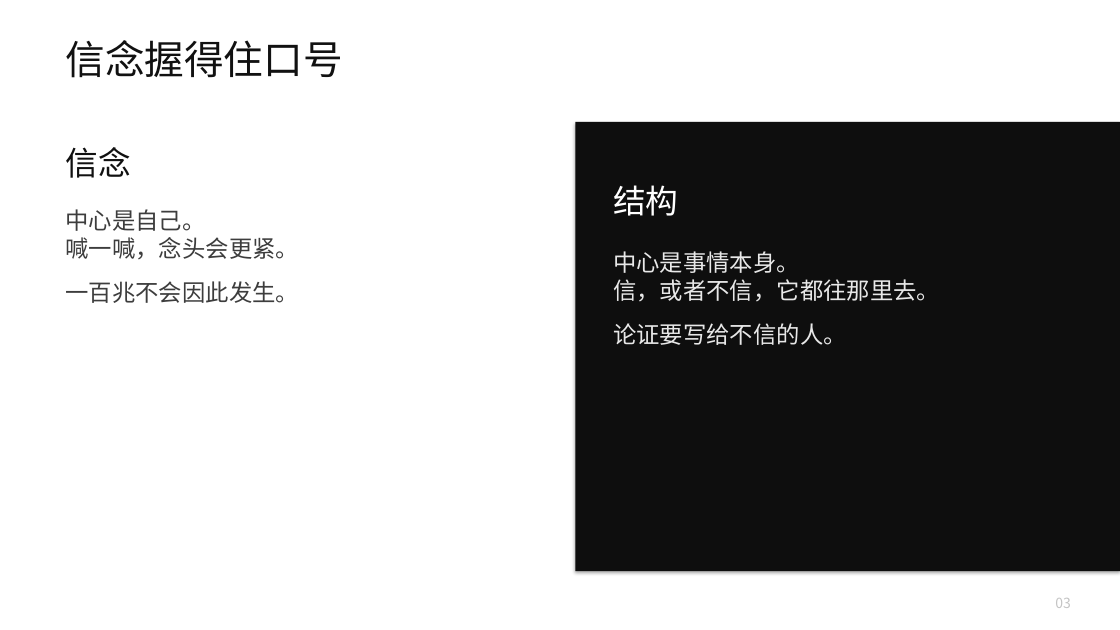
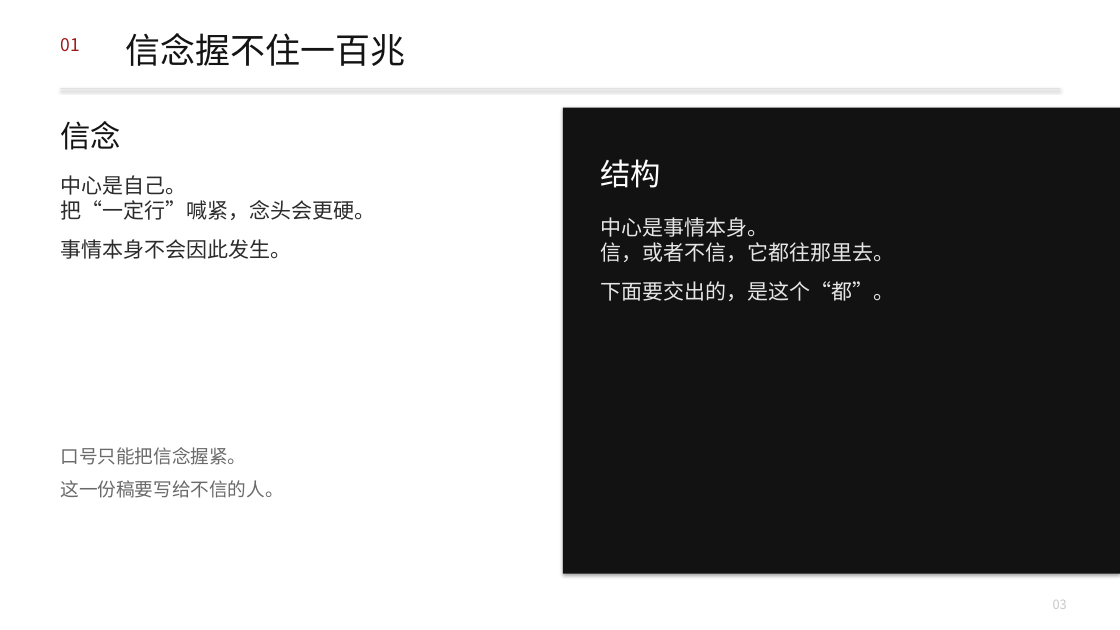
Before and after one commit to headshot9999/xiaoyi, a slide deck: slide 3 of 艾多美何以成为100兆韩元企业.pptx. Drawn at 1120x630 pixels with LibreOffice and Linux fonts; fonts in the diff are those of the drawing. Boxes give left, top, right and bottom in pixels: in the first picture for what was removed or moved away, otherwise in the second. Text is boxed around its words. In the diff, an @@ line names an element or a change of style, - is before the commit and + after.

```diff
--- a/艾多美何以成为100兆韩元企业.pptx
+++ b/艾多美何以成为100兆韩元企业.pptx
@@ text added at bbox=[60, 38, 79, 51], 15 pt, text #9E1B1B @@
+01
@@ text at bbox=[126, 33, 406, 66]: text changed; size 34 to 30 pt; text colour #111111 to #141414 @@
-信念握得住口号
+信念握不住一百兆
@@ rectangle added at bbox=[60, 88, 1060, 89], fill #E2E2E2 @@
@@ text "信念": place and size @@
-text "信念" at bbox=[65, 147, 130, 178]
+text "信念" at bbox=[60, 121, 121, 150]
@@ text "信念" at bbox=[60, 121, 121, 150]: size 28 to 26 pt, text colour #111111 to #141414 @@
@@ rectangle: place and size @@
-rectangle at bbox=[576, 122, 1120, 571]
+rectangle at bbox=[563, 108, 1120, 574]
@@ rectangle at bbox=[563, 108, 1120, 574]: fill #0E0E0E to #121212 @@
@@ text at bbox=[60, 175, 375, 259]: text changed; size 20 to 18 pt; text colour #3D3D3D to #2C2C2C @@
-中心是自己。
-喊一喊，念头会更紧。
-一百兆不会因此发生。
+中心是自己。
+把“一定行”喊紧，念头会更硬。
+事情本身不会因此发生。
@@ text "结构": place and size @@
-text "结构" at bbox=[613, 185, 678, 216]
+text "结构" at bbox=[601, 159, 662, 188]
@@ text "结构" at bbox=[601, 159, 662, 188]: size 28 to 26 pt @@
@@ text at bbox=[601, 217, 895, 301]: text changed; size 20 to 18 pt; text colour #E8E8E8 to #E6E6E6 @@
-中心是事情本身。
-信，或者不信，它都往那里去。
-论证要写给不信的人。
+中心是事情本身。
+信，或者不信，它都往那里去。
+下面要交出的，是这个“都”。
@@ text added at bbox=[60, 447, 283, 498], 16 pt, text #6A6A6A @@
+口号只能把信念握紧。
+这一份稿要写给不信的人。
@@ text "03" at bbox=[1053, 600, 1067, 609]: size 12 to 11 pt, text colour #C4C4C4 to #C8C8C8 @@
```
Also in this commit, not shown: 11 other slides changed, 2 slides added, 3 slides removed, 2 other files.
